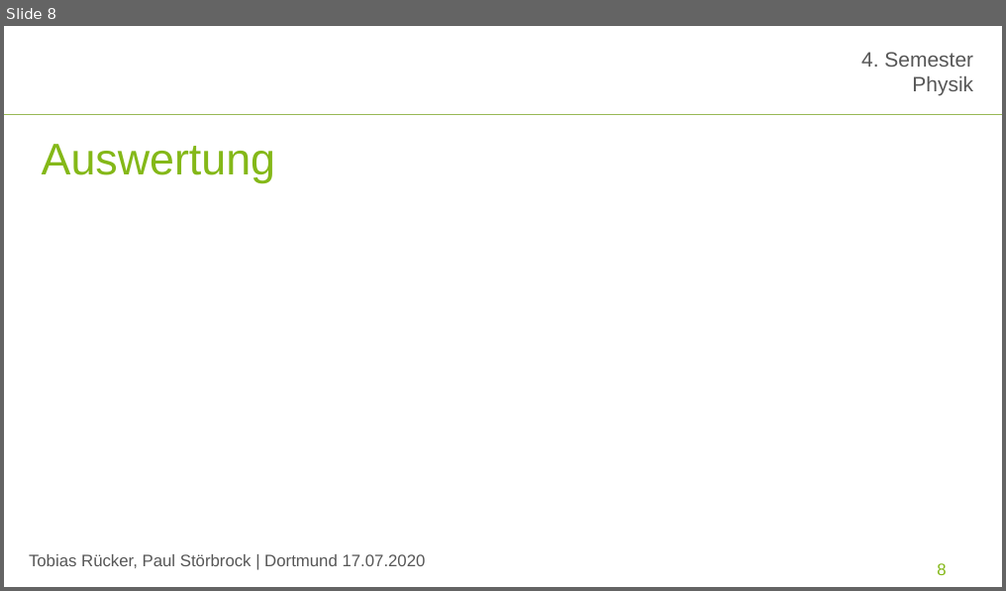
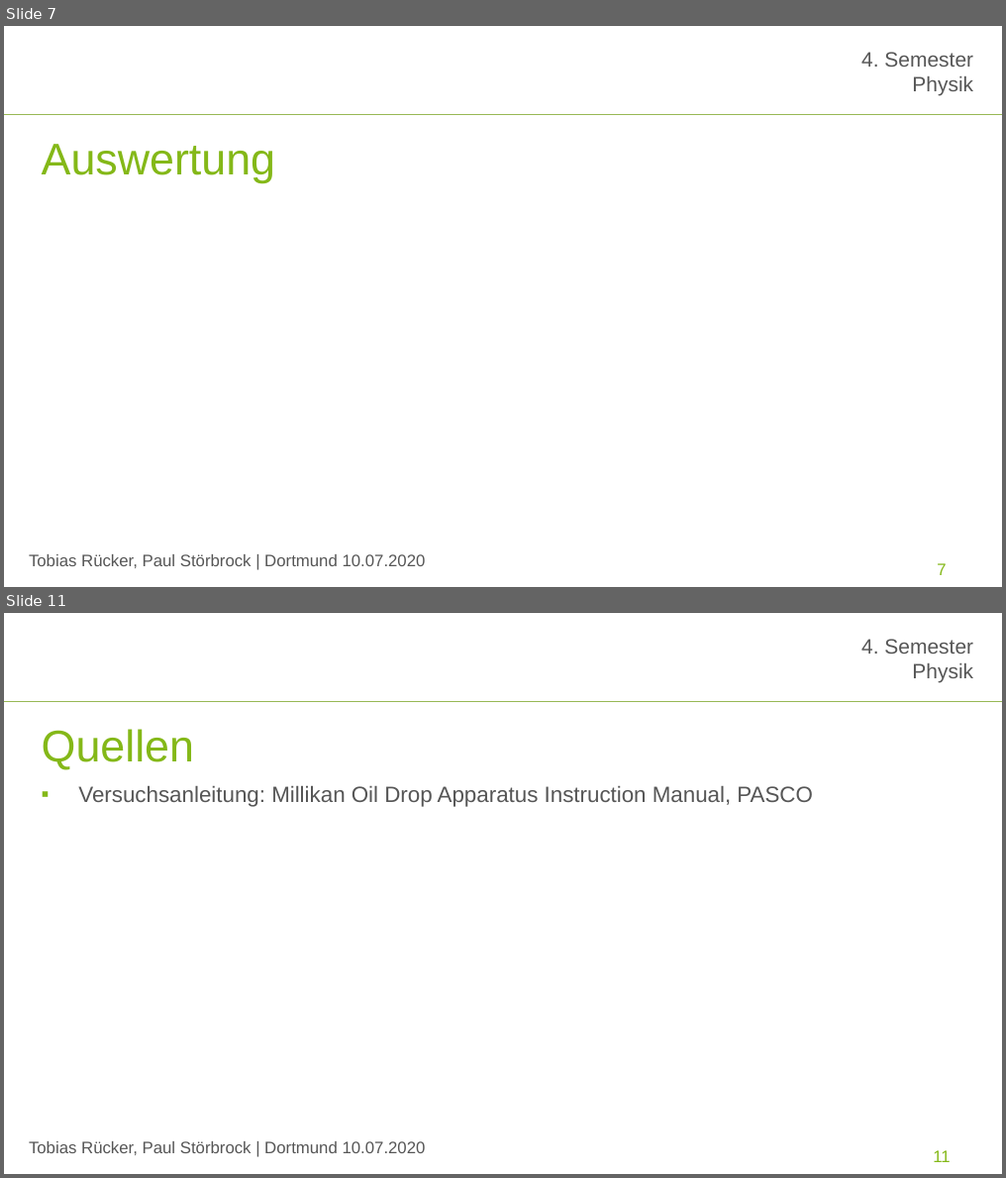
Before and after one commit to paul-stoerbrock/Praktikum, a slide deck: SV/SV_Millikan.pptx. Shown one above the other, each under a label of ours: slide 8 before the commit, slides 7 and 11 after it; the slides between them are not shown. The pictures are 1006x591 and 1006x1178 pixels, drawn with LibreOffice and Linux fonts; fonts in the diff are those of the drawing; grey boxes stand for pictures; background and template pictures are left out. Boxes give left, top, right and bottom in pixels: in the first picture for what was removed or moved away, otherwise in the second. Text is boxed around its words. In the diff, an @@ line names an element or a change of style, - is before the commit and + after.

```diff
--- a/SV/SV_Millikan.pptx
+++ b/SV/SV_Millikan.pptx
@@ slide 11 added at bbox=[4, 613, 1002, 1174], background #FFFFFF; not listed: 3 template elements that a slide beside it also shows @@
@@ title added at bbox=[42, 729, 194, 770], 32 pt, text #84B818 @@
+Quellen
@@ text added at bbox=[78, 786, 813, 807], 16 pt, text #565656 @@
+▪ Versuchsanleitung: Millikan Oil Drop Apparatus Instruction Manual, PASCO
@@ page number added at bbox=[933, 1151, 949, 1162], 12 pt, text #84B818 @@
+11
@@ what was slide 8 is now slide 7 @@
@@ slide 7 changed as well @@
@@ text at bbox=[29, 555, 426, 569]: text changed @@
-Tobias Rücker, Paul Störbrock | Dortmund 17.07.2020
+Tobias Rücker, Paul Störbrock | Dortmund 10.07.2020
@@ page number at bbox=[937, 564, 945, 575]: text changed @@
-8
+7
```
Also in this commit, not shown: 9 other slides changed, 2 slides removed.
